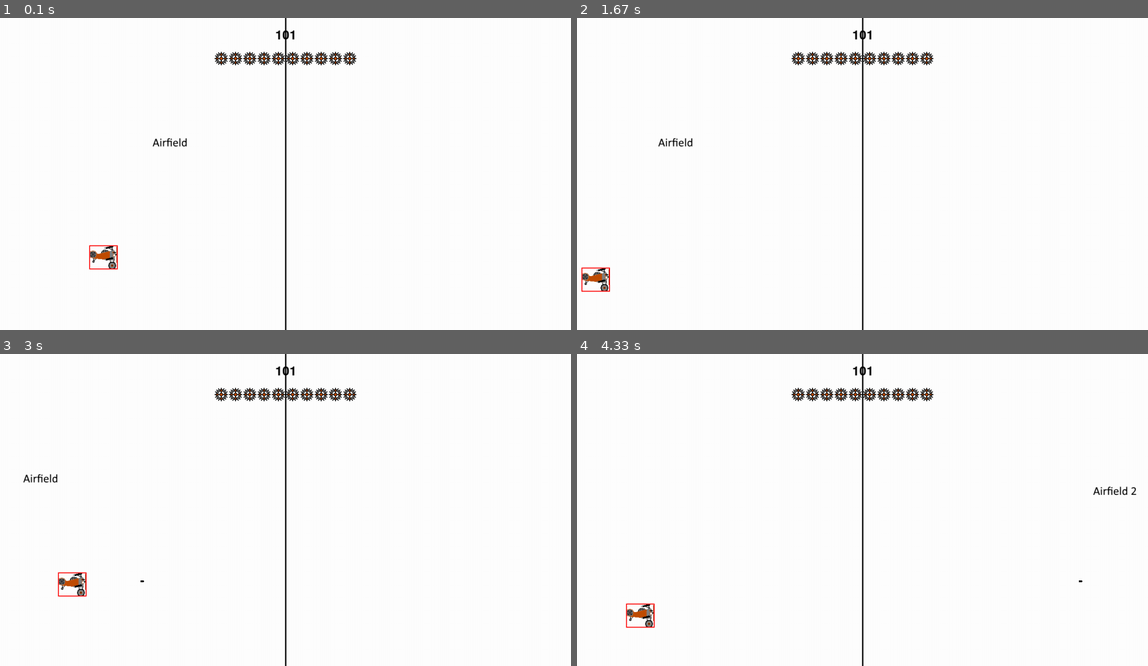
Above: before the commit, frames 1-4 (two rows, left to right).
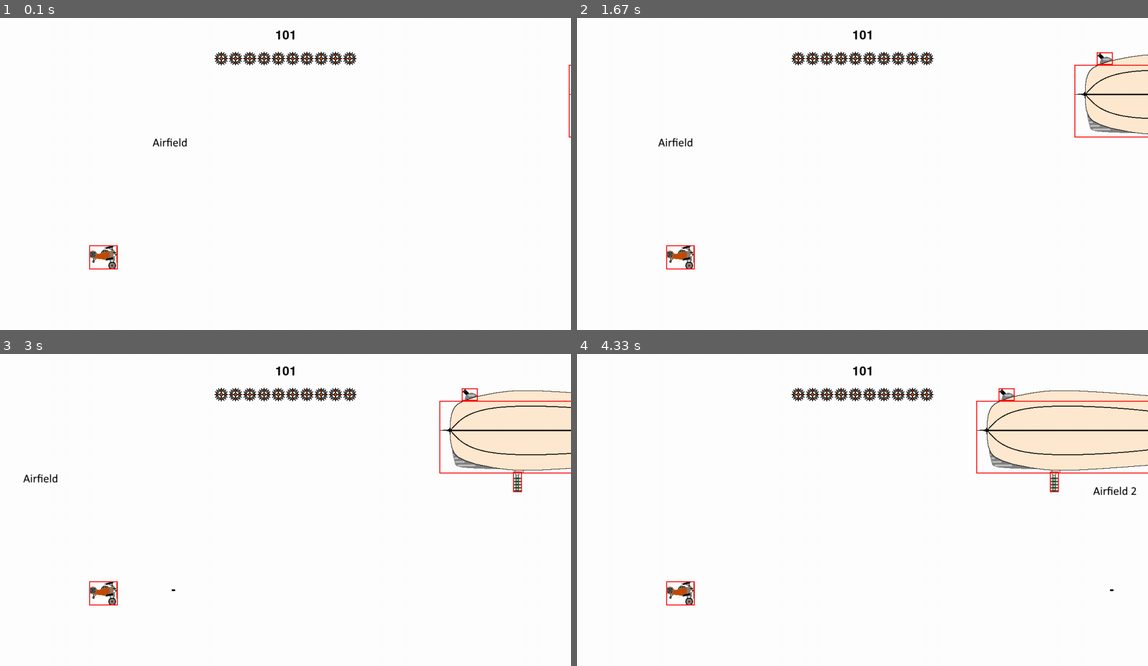
Above: after the commit, the same moments.

Repository: TKDominick/PyGame
Game: pygame game, started from WWIGame.py
Two runs of this game, one before a commit and one after it. Both use one fixed random seed, a clock stepped at 60 frames per second and the inputs below.
Inputs:
- Up to frame 1 (0.1 s): no input
- Up to frame 2 (1.67 s): hold Left 0.33-0.87 s; hold Down 0.9-1.2 s; hold Left 1.23-1.63 s
- Up to frame 3 (3 s): hold Up 1.67-2.03 s; hold Right 2.07-2.7 s; tap Q at 2.73 s
- Up to frame 4 (4.33 s): hold Down 3.07-3.43 s; hold Left 3.47-3.93 s; hold Right from 3.97 s (still down)

The runs differ from the first frame. In frame 1, 0.4% of the frame differs, in the area x 49-100%, y 0-100%; in frame 2, 3.5%; in frame 3, 6.3%; in frame 4, 8.0%, in the area x 8-100%, y 0-100%.

Commit message:
Added Boss sprites, working on bossfight

Diff:
--- a/WWIGame.py
+++ b/WWIGame.py
@@ -28,7 +28,8 @@
 bg3y = 0
 
 framecount = 0
-
+bossspawned = False
+initializefight = False
 ExplosionFramecount = 0
 explosions = []
 enemies = []
@@ -80,7 +81,6 @@
 		self.x = x
 		self.y = y
 
-
 		if projtype == 1:
 			self.damage = 3
 			self.xvel = 30
@@ -124,6 +124,28 @@
 			self.xaccel =0
 			self.sprite = pygame.image.load('Bullet.png')
 
+		if projtype == 12:
+			self.damage = 2
+			self.move = 3
+			self.yvel = -80
+			self.yaccel = 10
+			self.xvel = -60
+			self.xaccel = 0
+			self.sprite = pygame.image.load('FBBullet.png')
+		if projtype == 13:
+			self.x = x+54
+			self.move = 12
+			self.yvel = 3
+			self.yaccel = 0
+			self.xvel = 5
+			self.xaccel = 0
+			self.sprite = pygame.image.load('FBMissile.png')
+			pass
+		if projtype == 14:
+			self.move = 99
+			self.sprite = pygame.image.load('BossProjectile.png')
+
+
 	def Move(self, targetx, targety):
 		if self.move == 1: # player bullet
 			self.x += self.xvel
@@ -155,6 +177,8 @@
 			if self.y > targety:
 				self.y -= self.yvel
 
+		elif self.move == 99:
+			pass
 
 	def Draw(self):
 		win.blit(self.sprite, (self.x, self.y))
@@ -164,7 +188,9 @@
 	def __init__(self, x, y, enemtype):
 
 		if enemtype == 1:        # Balloon 1
+			self.type = 1
 			self.name = 'Small Observer Balloon'
+			self.score = 3
 			self.x = x
 			self.y = y
 			self.health = 21
@@ -179,22 +205,26 @@
 			self.movetype = 1
 			self.hitbox = (self.x, self.y, self.width, self.height)
 		if enemtype == 2: #Balloon 2
+			self.type = 2
 			self.name = 'Small Dirigible'
+			self.score = 2
 			self.x = x
 			self.y = y
 			self.health = 45
 			self.vel = 9
 			self.width = 64
 			self.height = 64
-			self.sprite = pygame.image.load('Baloon2.png')
-			self.attacktype = 5
+			self.sprite = pygame.image.load('Balloon2.png')
+			self.attacktype = 6
 			self.attacksprite = pygame.image.load('Bullet.png')
 			self.attackCD = 4000
 			self.CDMAX = 4000
 			self.movetype = 5
 			self.hitbox = (self.x, self.y, self.width, self.height)
 		if enemtype == 3: #Plane 1
+			self.type = 3
 			self.name = 'Small Shooter'
+			self.score = 1
 			self.x = x
 			self.y = y
 			self.health = 30
@@ -202,14 +232,16 @@
 			self.width = 64
 			self.height = 64
 			self.sprite = pygame.image.load('Plane1.png')
-			self.attacktype = 3
+			self.attacktype = 7
 			self.attacksprite = pygame.image.load('Bullet.png')
 			self.attackCD = 450
 			self.CDMAX = 500
 			self.movetype = 3
 			self.hitbox = (self.x, self.y, self.width, self.height)
 		if enemtype == 4: #Plane 2
+			self.type = 4
 			self.name = 'Small Bomber'
+			self.score = 2
 			self.x = x
 			self.y = y
 			self.health = 50
@@ -217,14 +249,16 @@
 			self. width = 64
 			self.height = 64
 			self.sprite = pygame.image.load('Plane2.png')
-			self.attacktype = 5
+			self.attacktype = 8
 			self.attacksprite = pygame.image.load('Bomb.png')
 			self.attackCD = 1200
 			self.CDMAX = 1200
 			self.movetype = 5
 			self.hitbox = (self.x, self.y, self.width, self.height)
 		if enemtype == 5: #Plane 3
+			self.type = 5
 			self.name = 'Big Shooter'
+			self.score = 3
 			self.x = x
 			self.y = y
 			self.health = 40
@@ -232,14 +266,16 @@
 			self.width = 64
 			self.height = 64
 			self.sprite = pygame.image.load('Plane3.png')
-			self.attacktype = 3
+			self.attacktype = 9
 			self.attacksprite = pygame.image.load('Bullet.png')
 			self.attackCD = 200
 			self.CDMAX = 200
 			self.movetype = 3
 			self.hitbox = (self.x, self.y, self.width, self.height)
 		if enemtype == 6: #Plane 4
+			self.type = 6
 			self.name = 'Big Bomber'
+			self.score = 2
 			self.x = x
 			self.y = y
 			self.health = 75
@@ -247,14 +283,16 @@
 			self.width = 128
 			self.height = 64
 			self.sprite = pygame.image.load('Plane4.png')
-			self.attacktype = 5
+			self.attacktype = 10
 			self.attacksprite = pygame.image.load('Bomb.png')
 			self.attackCD = 3000
 			self.CDMAX = 5000
 			self.movetype = 5
 			self.hitbox = (self.x, self.y, self.width, self.height)
 		if enemtype == 7: #Cannon
+			self.type = 7
 			self.name = 'Enemy Cannon'
+			self.score = 1
 			self.x = x
 			self.y = y
 			self.health = 30
@@ -269,7 +307,9 @@
 			self.movetype = 3
 			self.hitbox = (self.x, self.y, self.width, self.height)
 		if enemtype == 8: #Tank
+			self.type = 8
 			self.name = 'Enemy Tank'
+			self.score = 2
 			self.x = x
 			self.y = y
 			self.health = 200
@@ -284,6 +324,8 @@
 			self.movetype = 2
 			self.hitbox = (self.x, self.y, self.width, self.height)
 		if enemtype == 9: #Final Boss Plane
+			self.type = 9
+			self.score = 4
 			self.name = 'Aurora 1A'
 			self.x = x
 			self.y = y
@@ -292,20 +334,70 @@
 			self. width = 64
 			self.height = 64
 			self.sprite = pygame.image.load('FinalBossPlane.png')
-			self.attacktype = 6
-			self.attacksprite = pygame.image.load('Bullet.png')
+			self.attacktype = 11
+			self.attacksprite = pygame.image.load('FBBullet.png')
 			self.attackCD = 500
 			self.CDMAX = 500
 			self.movetype = 6
 			self.hitbox = (self.x, self.y, self.width, self.height)
-
+		if enemtype == 10: #Final Boss Cannon
+			self.type = 10
+			self.score = 10
+			self.name = 'Aurora Cannon'
+			self.x = x
+			self.y = y
+			self.health = 75
+			self.vel = 5
+			self.width = 36
+			self.height = 28
+			self.sprite = pygame.image.load('BossCannon.png')
+			self.attacktype = 12
+			self.attacksprite = pygame.image.load('FBBullet.png')
+			self.attackCD = 2500
+			self.CDMAX = 2500
+			self.movetype = 97
+			self.hitbox = (self.x, self.y, self.width, self.height)
+		if enemtype == 11: #Final Boss Missiles
+			self.type = 11
+			self.score = 20
+			self.name = 'Aurora Missiles'
+			self.x = x
+			self.y = y
+			self.health = 50
+			self.vel = 5
+			self.width = 20
+			self.height = 46
+			self.sprite = pygame.image.load('BossMissiles.png')
+			self.attacktype = 13
+			self.attacksprite = pygame.image.load('FBMissile.png')
+			self.attackCD = 10000
+			self.CDMAX = 12500
+			self.movetype = 98
+			self.hitbox = (self.x , self.y, self.width, self.height)
+		if enemtype == 12: #Final Boss
+			self.type = 12
+			self.score = 100
+			self.name = 'The Aurora'
+			self.x = x
+			self.y = y
+			self.health = 250
+			self.vel = 5
+			self.width = 600
+			self.height = 163
+			self.sprite = pygame.image.load('FinalBossBlimp.png')
+			self.attacktype = 14
+			self.attacksprite = pygame.image.load('FinalBossPlane.png')
+			self.attackCD = 15000
+			self.CDMAX = 15000
+			self.movetype = 99
+			self.hitbox = (self.x , self.y, self.width, self.height)
 
 	def Draw(self):
 		win.blit(self.sprite, (self.x, self.y))
 		pygame.draw.rect(win, (255,0,0), self.hitbox, 2)
 
 	def Move(self, x, y):
-		if self.movetype == 1:
+		if self.movetype == 1: #Balloon 1
 			if self.x <= x+150:
 				self.x += self.vel
 			elif self.x >= x+170:
@@ -337,17 +429,24 @@
 		if self.movetype == 6:
 			pass
 
-		if self.movetype == 7: #On Ground Units
-			if self.x < x+350:
-				self.x += self.vel
-			if self.x > x + 400:
-				self.x -=self.vel
+		if self.movetype == 7:
+			pass
 
 		if self.movetype == 8:
 			pass
 
 		if self.movetype == 9:
 			pass
+		if self.movetype == 97:
+			if self.x >=950:
+				self.x -= self.vel
+		if self.movetype == 98:
+			if self.x >= 1065:
+				self.x-= self.vel
+		if self.movetype == 99:
+			if self.x >= 900:
+				self.x -= self.vel
+
 
 def ColissionDetect(unitx, unity, unitwidth, unitheight, projectilex, projectiley):
 	xrange = range(unitx, (unitx + unitwidth))
@@ -386,10 +485,7 @@
 		output = random.choice(fields)
 
 	if prevbackground == 'Field1.png' or prevbackground == 'Field2.png' or prevbackground == 'Field3.png' or prevbackground == 'Field4.png':
-		if score >= 100:
-			output = 'EnemyBase1.png'
-		else:
-			output = random.choice(general)
+		output = random.choice(general)
 
 	if prevbackground == 'EnemyBase1.png':
 		output = 'EnemyBase2.png'
@@ -405,6 +501,7 @@
 
 
 def BackgroundRunner():
+	global initializefight
 	global killed
 	global bg
 	global prevbackground
@@ -417,34 +514,44 @@
 	global bg2y
 	global bg3y
 
-	if prevbackground != 'Sky2.png' and prevbackground != 'end':
+	if prevbackground != 'bossfight':
 		bgx -= 5
 		bg2x -= 5
 		bg3x -= 5
+
+		if bg2x <= 0:
+			bg = bg2
+			bgx = 0
+			bg2 = bg3
+			bg2x = 1280
+			bg3 = pygame.image.load(GetBackground())
+			bg3x = 2560
+
 	else:
-		bgy += 5
-		bg2y += 5
-		bg3y += 5
-
-	if bg2x <= 0 and prevbackground != 'Sky2.png':
-		bg = bg2
-		bgx = 0
-		bg2 = bg3
-		bg2x = 1280
-		bg3 = pygame.image.load(GetBackground())
-		bg3x = 2560
-
-	if bgx <= 0 and prevbackground == 'Sky2.png':
-		prevbackground = 'end'
-		bg = pygame.image.load('EnemyHangar.png')
-		bgx = 0
-		bgy = 0
-		bg2 = pygame.image.load('Sky1.png')
-		bg2x = 0
-		bg2y = -700
-		bg3 = pygame.image.load('Sky2.png')
-		bg3x = 0
-		bg3y = -1400
+		if bg3x <= 0:
+			global bg2y
+			if initializefight == True:
+				bg3x = 0
+				bg3y = 0
+				bg = pygame.image.load('Sky1.png')
+				bgx = 0
+				bgy = -700
+				bg2 = pygame.image.load('Sky2.png')
+				bg2x = 0
+				bg2y = -1400
+				initializefight = False
+			elif bg2y > 0:
+				bgy += 5
+				bg2y += 5
+				bg3y += 5
+		else:
+			bgx -= 5
+			bg2x -= 5
+			bg3x -= 5
+	if score > 100:
+		prevbackground = 'bossfight'
+		bg3 =pygame.image.load('EnemyHangar.png')
+		initializefight = True
 
 
 def redrawGameWindow():
@@ -453,8 +560,8 @@
 	win.blit(bg2, (bg2x, bg2y))
 	win.blit(bg3, (bg3x, bg3y))
 
-	midline = pygame.Rect(639, -2, 3, 705)
-	pygame.draw.rect(win, (0, 0, 0), midline)
+	# midline = pygame.Rect(639, -2, 3, 705)
+	# pygame.draw.rect(win, (0, 0, 0), midline)
 
 	textplate = font.render(str(score), True, (0, 0, 0))
 	if len(str(score)) == 1:
@@ -494,6 +601,7 @@
 
 def GetWave():
 	global killed
+	global bossspawned
 	global score
 	global enemies
 	if score <= 100:
@@ -504,10 +612,18 @@
 			enemies.append(Cannon)
 		if len(enemies) == 0 and 20 > bgcount >= 12:
 			Cannon = Enemy(900, 620, 7)
-			enemies.append(Cannon)
+			enemies.appesnd(Cannon)
 		if len(enemies) == 0 and 40 > bgcount >= 20:
 			Tank = Enemy(900, 620, 8)
 			enemies.append(Tank)
+	if score > 100 and prevbackground == 'bossfight' and not bossspawned:
+		Aurora = Enemy(1280, 82, 12)
+		AuroraCannon = Enemy(1330, 77, 10)
+		AuroraMissiles = Enemy(1445, 264, 11)
+		enemies.append(Aurora)
+		enemies.append(AuroraCannon)
+		enemies.append(AuroraMissiles)
+		bossspawned = True
 
 Plane = Player(200, 500, 64, 54, 10)
 run = True
@@ -527,14 +643,14 @@
 		if keys[pygame.K_q]:
 			pass
 
-		if keys[pygame.K_LEFT] and Plane.x > Plane.vel - 1:
+		if keys[pygame.K_a] and Plane.x > Plane.vel - 1:
 			Plane.x -= Plane.vel
 			Left = True
 			Right = False
 			Up = False
 			Down = False
 
-		elif keys[pygame.K_RIGHT] and Plane.x < 1280 - Plane.width - Plane.vel + 10:
+		elif keys[pygame.K_d] and Plane.x < 1280 - Plane.width - Plane.vel + 10:
 			Plane.x += Plane.vel
 			Left = False
 			Right = True
@@ -547,10 +663,10 @@
 			Down = False
 
 
-		if keys[pygame.K_UP] and Plane.y > Plane.vel - 1:
+		if keys[pygame.K_w] and Plane.y > Plane.vel - 1:
 			Plane.y -= Plane.vel
 
-		if keys[pygame.K_DOWN] and Plane.y < 600 - Plane.height - Plane.vel + 10:
+		if keys[pygame.K_s] and Plane.y < 600 - Plane.height - Plane.vel + 10:
 			Plane.y += Plane.vel
 
 		if keys[pygame.K_q] and BulletCD == 0:
@@ -594,26 +710,55 @@
 			enemy.attackCD = enemy.CDMAX
 		else:
 			enemy.attackCD -= 40
-		enemy.hitbox = (enemy.x, enemy.y, enemy.width, enemy.height)
-
-		for bullet in bullets:
-			if ColissionDetect(enemy.x, enemy.y, enemy.width, enemy.height, bullet.x, bullet.y):
-				enemy.health -= 3
-				Explosion = (bullet.x,bullet.y)
-				explosions.append(Explosion)
-				bullets.pop(bullets.index(bullet))
-
-		for bomb in bombs:
-			if ColissionDetect(enemy.x, enemy.y, enemy.width, enemy.height, bomb.x, bomb.y):
-				enemy.health -= 10
-				Explosion = (bomb.x,bomb.y)
-				explosions.append(Explosion)
-				bombs.pop(bombs.index(bomb))
-
-		if enemy.health <= 0:
-			killed.append(enemy.name)
-			score += 1
-			enemies.pop(enemies.index(enemy))
+		if enemy.type < 12:
+			enemy.hitbox = (enemy.x, enemy.y, enemy.width, enemy.height)
+		else:
+			enemy.hitbox = (enemy.x, enemy.y + 23, enemy.width, enemy.height)
+
+		while True:
+			if enemy.type < 12:
+				for bullet in bullets:
+					if ColissionDetect(enemy.x, enemy.y, enemy.width, enemy.height, bullet.x, bullet.y):
+						enemy.health -= 3
+						Explosion = (bullet.x,bullet.y)
+						explosions.append(Explosion)
+						bullets.pop(bullets.index(bullet))
+
+				for bomb in bombs:
+					if ColissionDetect(enemy.x, enemy.y, enemy.width, enemy.height, bomb.x, bomb.y):
+						enemy.health -= 10
+						Explosion = (bomb.x,bomb.y)
+						explosions.append(Explosion)
+						bombs.pop(bombs.index(bomb))
+			else:
+				for bullet in bullets:
+					if ColissionDetect(enemy.x, enemy.y + 23, enemy.width, enemy.height, bullet.x, bullet.y):
+						enemy.health -= 3
+						Explosion = (bullet.x, bullet.y)
+						explosions.append(Explosion)
+						bullets.pop(bullets.index(bullet))
+
+				for bomb in bombs:
+					if ColissionDetect(enemy.x, enemy.y + 23, enemy.width, enemy.height, bomb.x, bomb.y):
+						enemy.health -= 10
+						Explosion = (bomb.x, bomb.y)
+						explosions.append(Explosion)
+						bombs.pop(bombs.index(bomb))
+
+			break
+
+		if enemy.type < 12:
+			if enemy.health <= 0:
+				killed.append(enemy.name)
+				score += enemy.score
+				enemies.pop(enemies.index(enemy))
+		else:
+			if enemy.health <= 0:
+				killed.append(enemy.name)
+				score += enemy.score
+				run = False
+				enemies.pop(enemies.index(enemy))
+
 
 	for attack in enemyattacks:
 		if 0 < attack.x < 1280 and attack.y < 700:
Binary file added: BossCannon.png
Binary file added: BossMissiles.png
Binary file added: BossProjectile.png
Binary file changed: Cannon.png
Binary file added: FBBullet.png
Binary file added: FBMissile.png
Binary file changed: FinalBossBlimp.png
